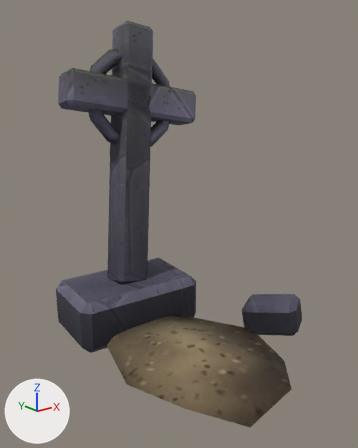
A saved change to the glTF model assets/models/dng_grave_b.glb.
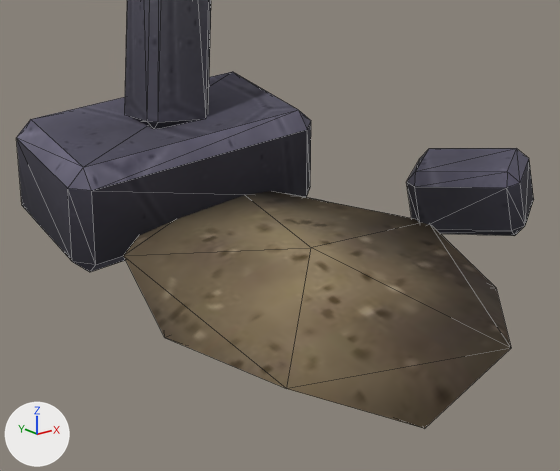
There are two pictures of each version: one whole from a 50 mm lens placed at (-0.971, -1.242, 0.939), pointed at (0.05, 0.034, 0.428), one close up on the part from 13% to 88% of the width and 50% to 100% of the height. The lights are fixed; the arrows at lower left show +X, +Y and +Z. The older version's two pictures come first. The close-ups show mesh edges as thin lines. Vertices at exactly the same position are counted once.

Names of what the first close-up shows: 'dng_grave_b'.
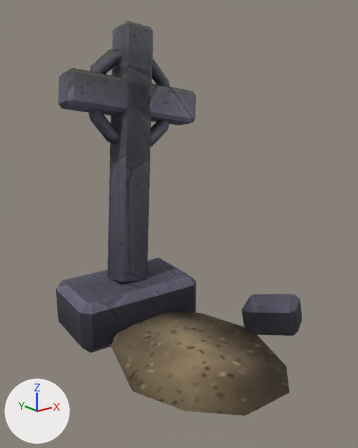
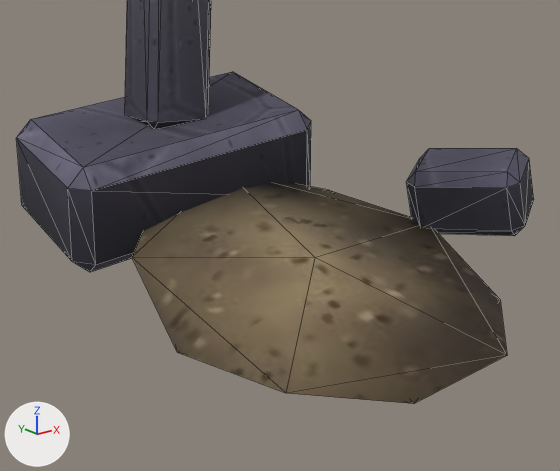
Boxes (x1, y1, x2, y2) around the edits, measured in the close-ups (560 x 471 px; the box of a moved part takes in the faces that stretch with it):
'dng_grave_b', reshaped
    before: (16, 0, 534, 428)
    after: (16, 0, 534, 404)
part 1 of me_dng_grave_b, moved or reshaped
    before: (123, 191, 511, 428)
    after: (132, 183, 507, 404)

Diff of the bpy script that builds the scene:
```diff
--- a/assets/models/dng_grave_b.glb.py
+++ b/assets/models/dng_grave_b.glb.py
@@ me_dng_grave_b @@
 # used by ob_dng_grave_b; location = (0.0, 0.0, 0.0)
-me_dng_grave_b.from_pydata(...)  # 158 vertices, 292 faces; spans x -0.271..0.453, y -0.469..0.552, z -0.05..1.111
-me_dng_grave_b.vertices[146].co = (0.005, -0.11, -0.002)
-me_dng_grave_b.vertices[147].co = (0.222, -0.32, -0.002)  # pixel (496, 287)
-me_dng_grave_b.vertices[148].co = (-0.099, -0.469, -0.011)  # pixel (424, 428)
-me_dng_grave_b.vertices[149].co = (-0.271, -0.106, 0.004)  # pixel (164, 337)
-me_dng_grave_b.vertices[150].co = (-0.081, 0.225, -0.004)
-me_dng_grave_b.vertices[151].co = (0.211, 0.087, -0.013)  # pixel (323, 200)
-me_dng_grave_b.vertices[152].co = (0.077, -0.466, 0.032)  # pixel (511, 348)
-me_dng_grave_b.vertices[153].co = (-0.228, -0.338, 0.034)  # pixel (286, 388)
-me_dng_grave_b.vertices[154].co = (-0.214, 0.106, 0.02)  # pixel (123, 255)
-me_dng_grave_b.vertices[155].co = (0.083, 0.215, 0.015)
-me_dng_grave_b.vertices[156].co = (0.269, -0.125, 0.016)
-me_dng_grave_b.vertices[157].co = (0.006, -0.115, 0.056)  # pixel (311, 247)
+me_dng_grave_b.from_pydata(...)  # 158 vertices, 292 faces; spans x -0.265..0.453, y -0.464..0.552, z -0.05..1.111
+# me_dng_grave_b part 1
+me_dng_grave_b.vertices[146].co = (0.0, -0.137, -0.001)
+me_dng_grave_b.vertices[147].co = (0.208, -0.341, -0.008)  # pixel (500, 299)
+me_dng_grave_b.vertices[148].co = (-0.096, -0.445, 0.011)  # pixel (413, 403)
+me_dng_grave_b.vertices[149].co = (-0.265, -0.13, -0.01)  # pixel (177, 352)
+me_dng_grave_b.vertices[150].co = (-0.08, 0.232, 0.007)
+me_dng_grave_b.vertices[151].co = (0.23, 0.096, 0.0)  # pixel (328, 189)
+me_dng_grave_b.vertices[152].co = (0.072, -0.464, 0.021)  # pixel (507, 355)
+me_dng_grave_b.vertices[153].co = (-0.225, -0.333, 0.022)  # pixel (286, 393)
+me_dng_grave_b.vertices[154].co = (-0.207, 0.091, 0.022)  # pixel (131, 257)
+me_dng_grave_b.vertices[155].co = (0.082, 0.227, 0.037)
+me_dng_grave_b.vertices[156].co = (0.275, -0.122, 0.01)
+me_dng_grave_b.vertices[157].co = (-0.003, -0.134, 0.05)  # pixel (315, 257)
 me_dng_grave_b.materials.append(mat_stone_keep)
```
